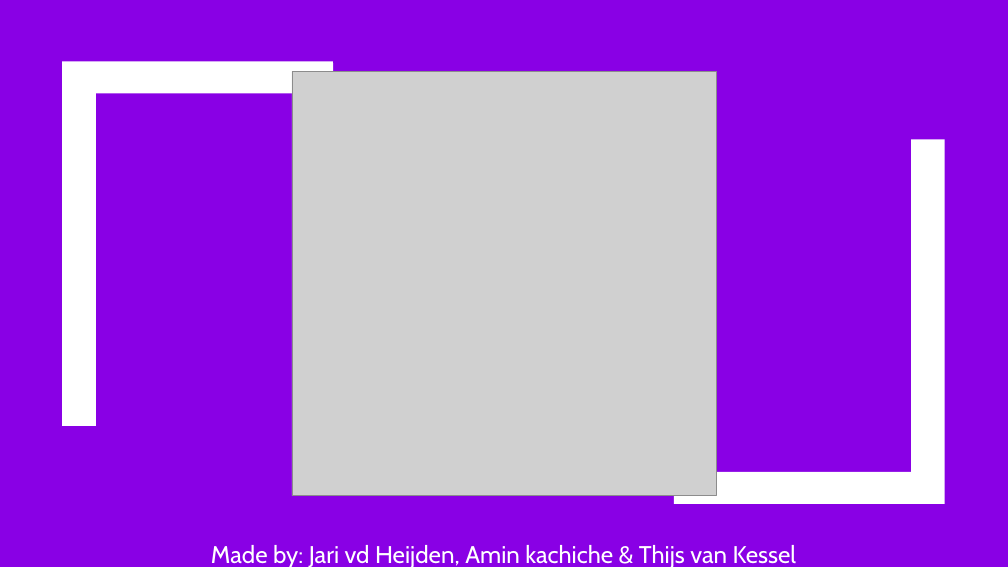
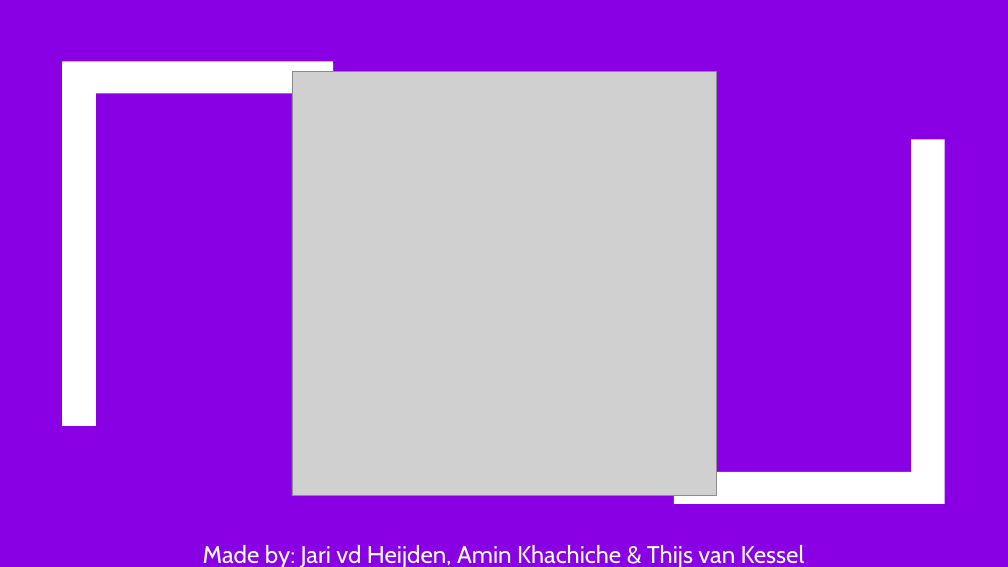
Before and after one commit to JariHeijden/rock-paper-code, a slide deck: slide 1 of documentation/Presentation/Presentation+.pptx. Drawn at 1008x567 pixels with LibreOffice and Linux fonts; fonts in the diff are those of the drawing; grey boxes stand for pictures. Boxes give left, top, right and bottom in pixels: in the first picture for what was removed or moved away, otherwise in the second. Text is boxed around its words. In the diff, an @@ line names an element or a change of style, - is before the commit and + after.

```diff
--- a/documentation/Presentation/Presentation+.pptx
+++ b/documentation/Presentation/Presentation+.pptx
@@ subtitle at <box>203,545,805,567</box>: text changed @@
-Made by: Jari vd Heijden, Amin kachiche & Thijs van Kessel
+Made by: Jari vd Heijden, Amin Khachiche & Thijs van Kessel
```
Also in this commit, not shown: 1 other file.
